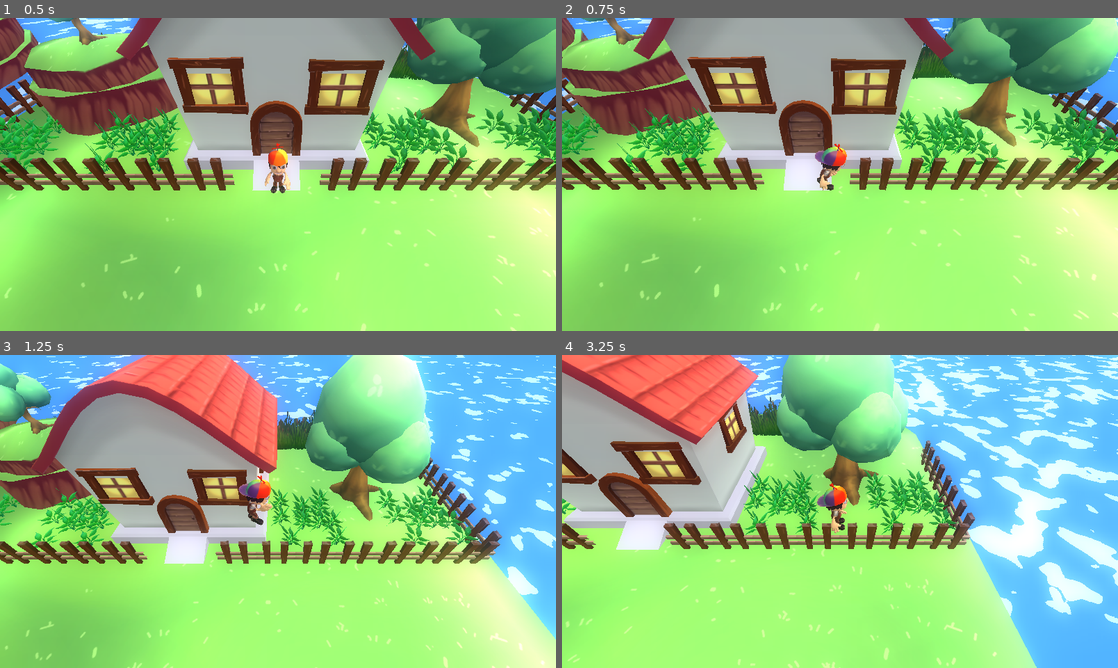
Above: before the commit, frames 1-4 (two rows, left to right).
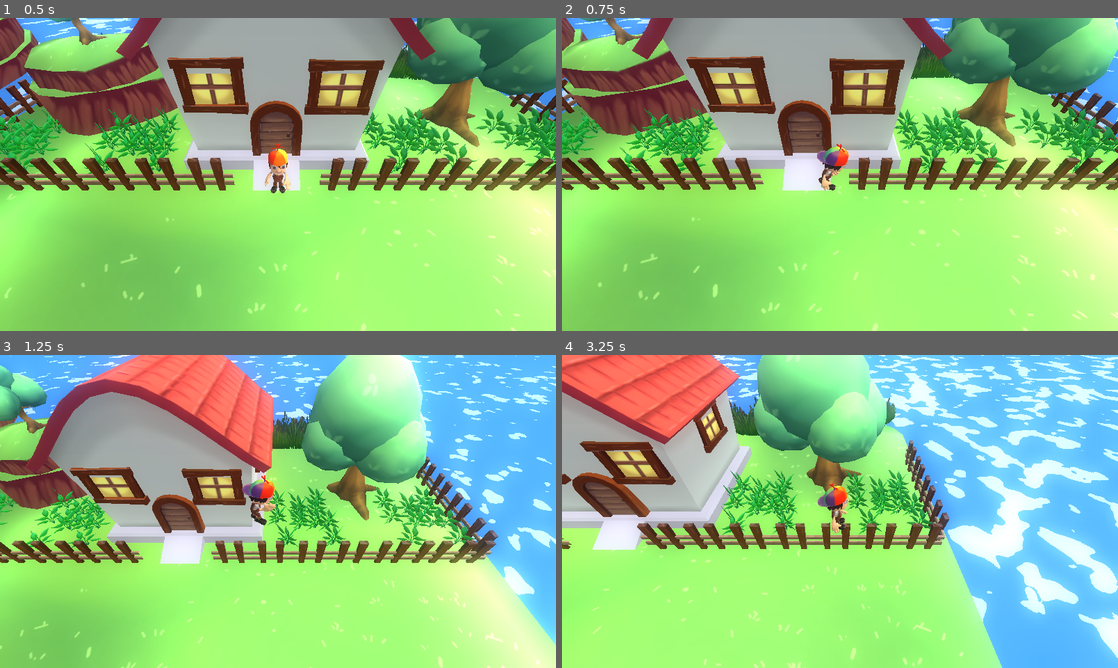
Above: after the commit, the same moments.

Repository: murikistudio/strawberry-scramble
Game: Godot game, scene res://scenes/levels/test.tscn
Two runs of this game, one before a commit and one after it. Both use one fixed random seed, a clock stepped at 60 frames per second and the inputs below.
Inputs (mouse positions are in pixels of both pictures, inside the frame that each line leads up to):
- Up to frame 1 (0.5 s): no input
- Up to frame 2 (0.75 s): move the mouse to (962, 158) at 0.52 s; hold Right (move_right) from 0.53 s (still down); click (962, 158) at 0.67 s
- Up to frame 3 (1.25 s): keep holding Right (move_right); tap K (jump) at 0.77 s
- Up to frame 4 (3.25 s): release Right (move_right) at 1.25 s; drag from (728, 527) to (812, 574) at 1.27 s; move the mouse to (895, 442) at 2.02 s; hold Right (move_right) 2.03-2.75 s; drag from (812, 574) to (673, 464) at 2.77 s

Frame 1 is identical in both runs. In frame 2, 5.2% of the frame differs, in the area x 0-100%, y 0-100%; in frame 3, 17%; in frame 4, 38%.

Commit message:
feat: alterar velocidade do jogador

Diff:
--- a/scenes/characters/player/player.tscn
+++ b/scenes/characters/player/player.tscn
@@ -35,7 +35,7 @@
 collision_layer = 2
 collision_mask = 5
 script = ExtResource( 1 )
-move_speed = 3.5
+move_speed = 4.0
 intertia_factor = 0.18
 scene_water_splash = ExtResource( 8 )
 
